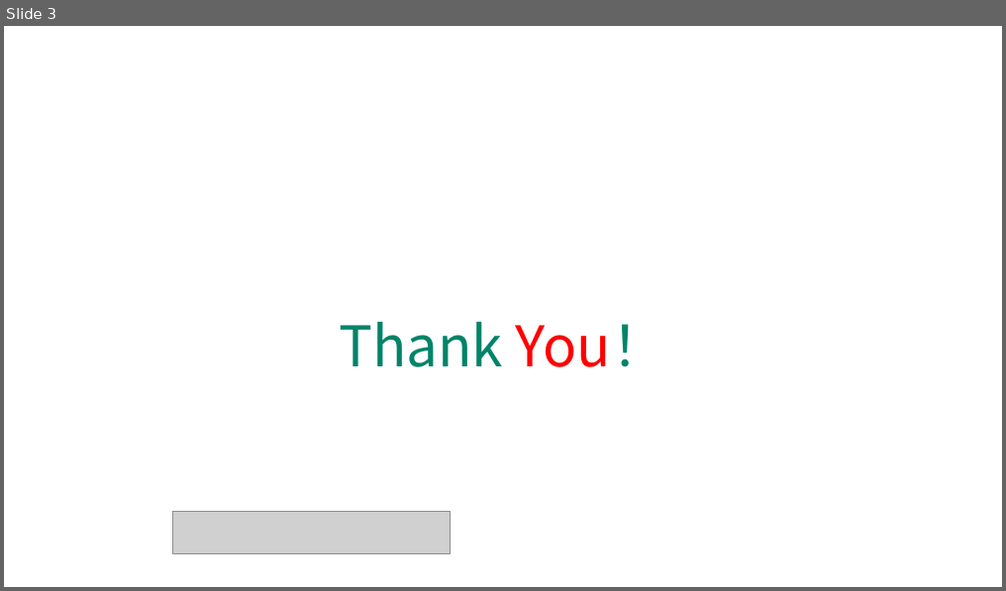
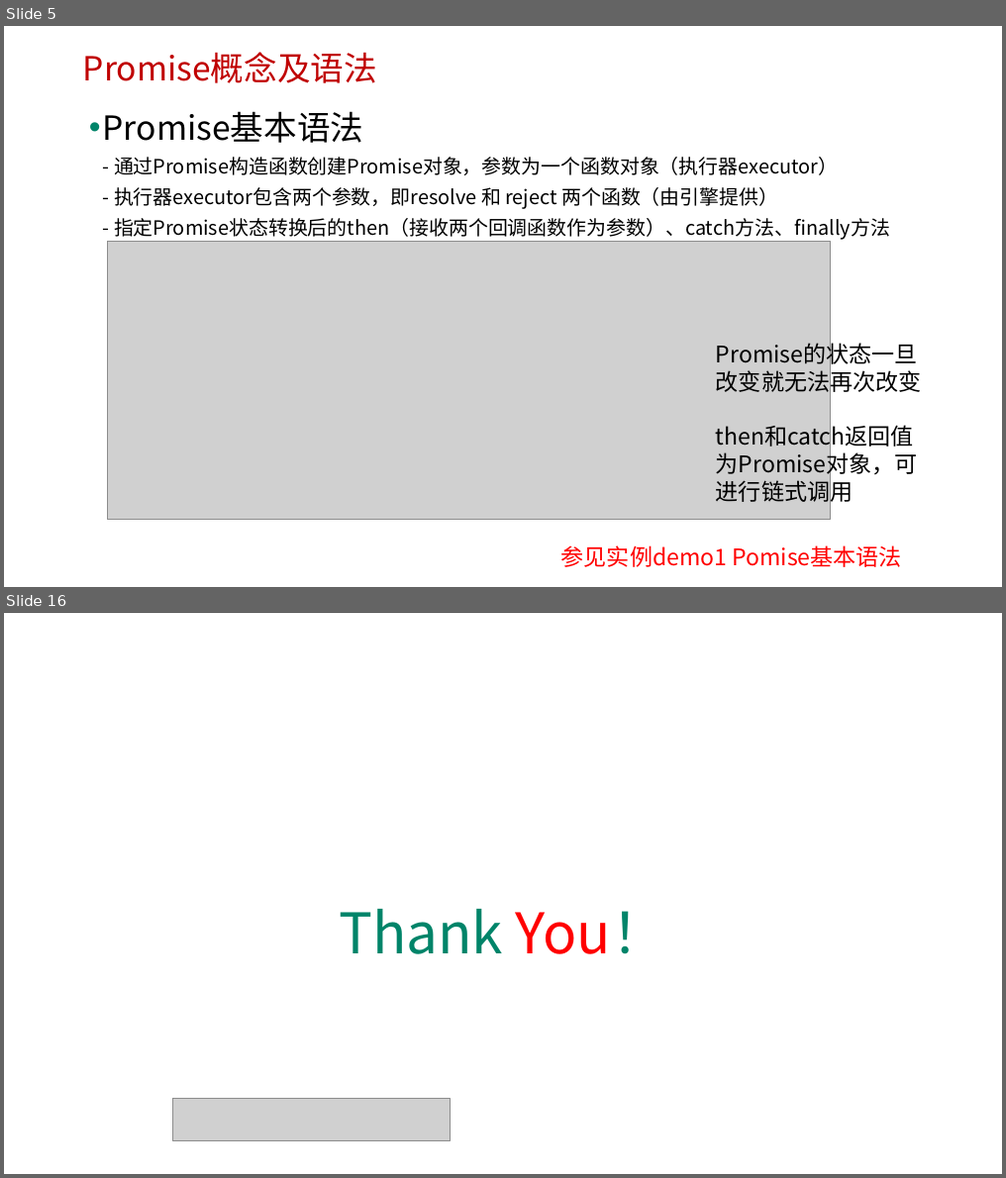
Before and after one commit to edu2act/course-javascript-advanced, a slide deck: 课程PPT/33.ES6中Promise对象与异步编程.pptx. Shown one above the other, each under a label of ours: slide 3 before the commit, slides 5 and 16 after it; the slides between them are not shown. The pictures are 1006x591 and 1006x1178 pixels, drawn with LibreOffice and Linux fonts; fonts in the diff are those of the drawing; grey boxes stand for pictures; background and template pictures are left out. Boxes give left, top, right and bottom in pixels: in the first picture for what was removed or moved away, otherwise in the second. Text is boxed around its words. In the diff, an @@ line names an element or a change of style, - is before the commit and + after.

```diff
--- a/课程PPT/33.ES6中Promise对象与异步编程.pptx
+++ b/课程PPT/33.ES6中Promise对象与异步编程.pptx
@@ slide 5 added at (4, 26, 1002, 587), background picture (left out) @@
@@ text added at (83, 52, 377, 83), 32 pt, text #C00000 @@
+Promise概念及语法
@@ text added at (103, 111, 890, 240), 19 pt, text #000000 @@
+• Promise基本语法
+  - 通过Promise构造函数创建Promise对象，参数为一个函数对象（执行器executor）
+  - 执行器executor包含两个参数，即resolve 和 reject 两个函数（由引擎提供）
+  - 指定Promise状态转换后的then（接收两个回调函数作为参数）、catch方法、finally方法
@@ picture added at (107, 241, 831, 520) @@
@@ text added at (716, 450, 918, 506), 22 pt, text #000000 @@
+Promise的状态一旦改变就无法再次改变
+then和catch返回值为Promise对象，可进行链式调用
@@ text added at (561, 546, 902, 568), 22 pt, text #FF0000 @@
+参见实例demo1 Pomise基本语法
@@ what was slide 3 is now slide 16 @@
```
Also in this commit, not shown: 2 slides changed, 13 other slides added, 9 other files.
